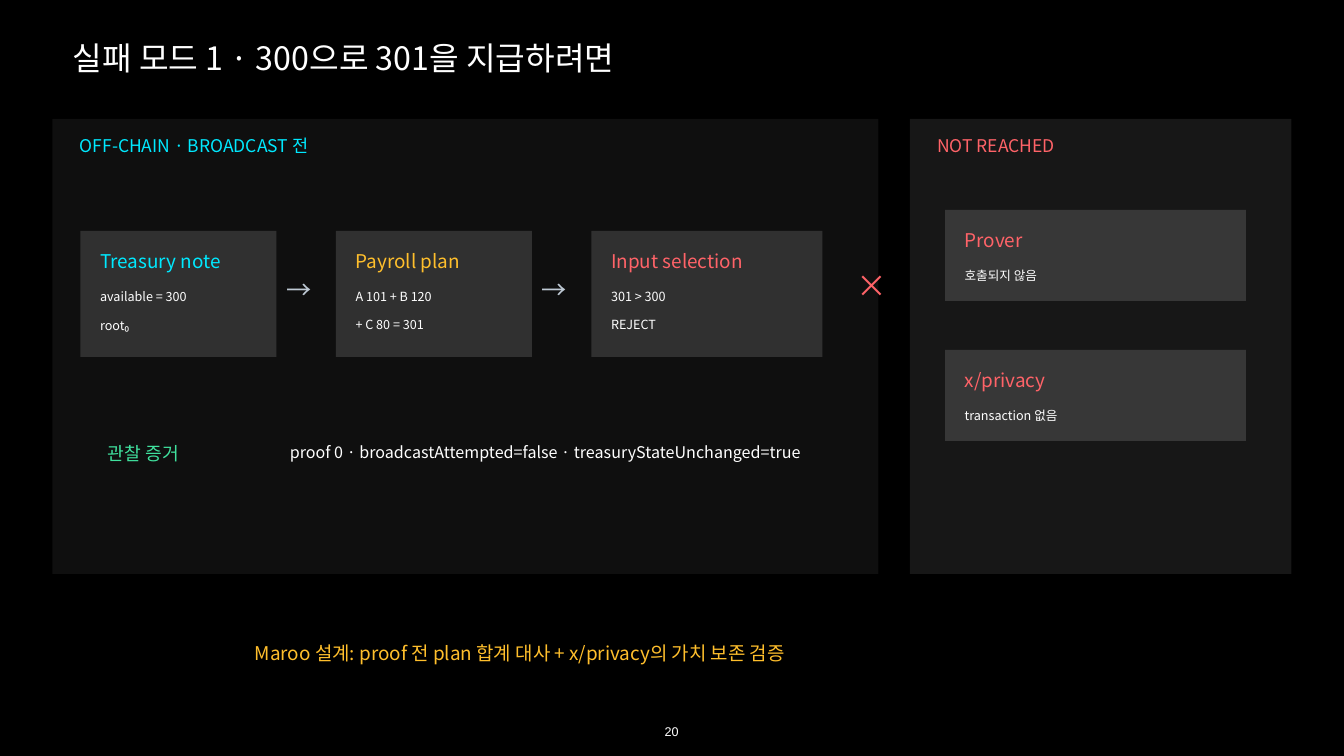
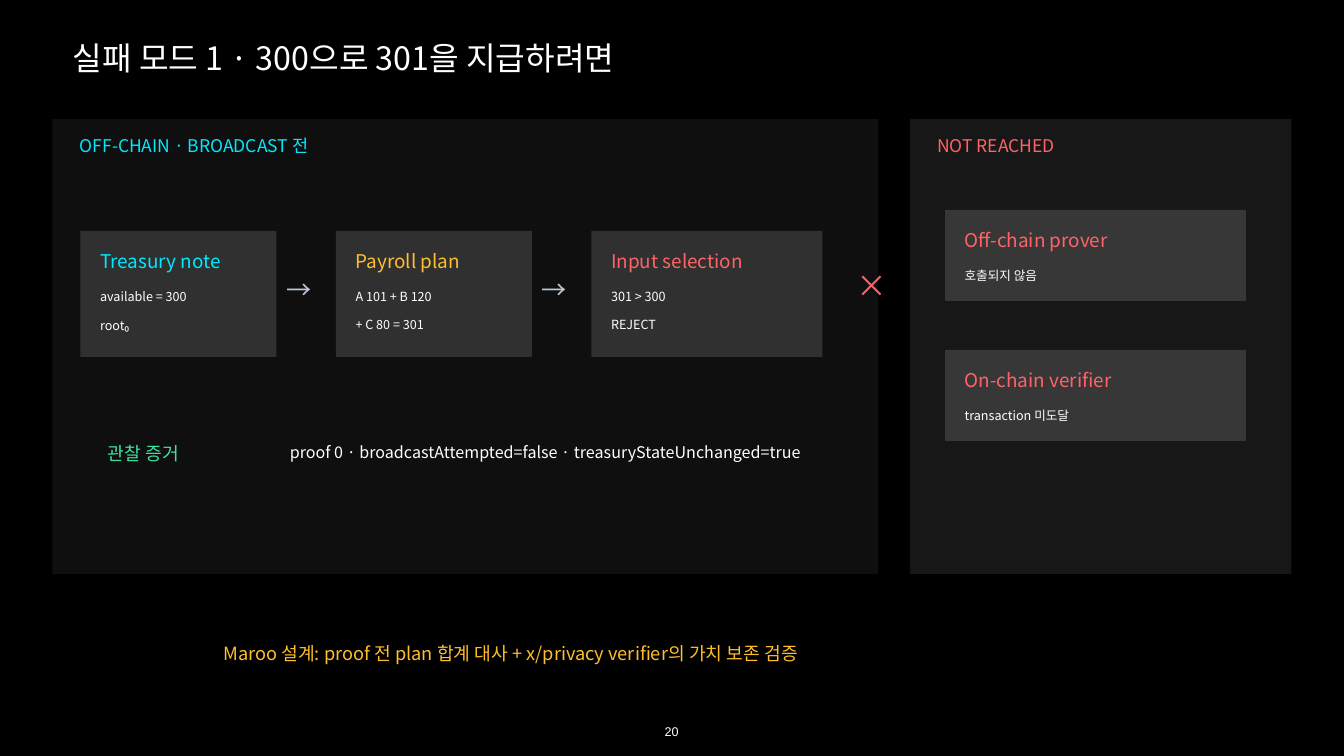
Before and after one commit to kooroot/Maroo-privacy-workshop, a slide deck: slide 20 of deliverables/Maroo_Privacy_Workshop_75min.pptx. Drawn at 1344x756 pixels with LibreOffice and Linux fonts; fonts in the diff are those of the drawing. Boxes give left, top, right and bottom in pixels: in the first picture for what was removed or moved away, otherwise in the second. Text is boxed around its words. In the diff, an @@ line names an element or a change of style, - is before the commit and + after.

```diff
--- a/deliverables/Maroo_Privacy_Workshop_75min.pptx
+++ b/deliverables/Maroo_Privacy_Workshop_75min.pptx
@@ text at (965,231,1108,252): text changed @@
-Prover
+Off-chain prover
@@ text at (965,372,1111,387): text changed @@
-x/privacy
+On-chain verifier
@@ text at (965,409,1069,421): text changed @@
-transaction 없음
+transaction 미도달
@@ text at (223,644,797,665): text changed; size 27 to 26 pt @@
-Maroo 설계: proof 전 plan 합계 대사 + x/privacy의 가치 보존 검증
+Maroo 설계: proof 전 plan 합계 대사 + x/privacy verifier의 가치 보존 검증
```
Also in this commit, not shown: 13 other slides changed.
